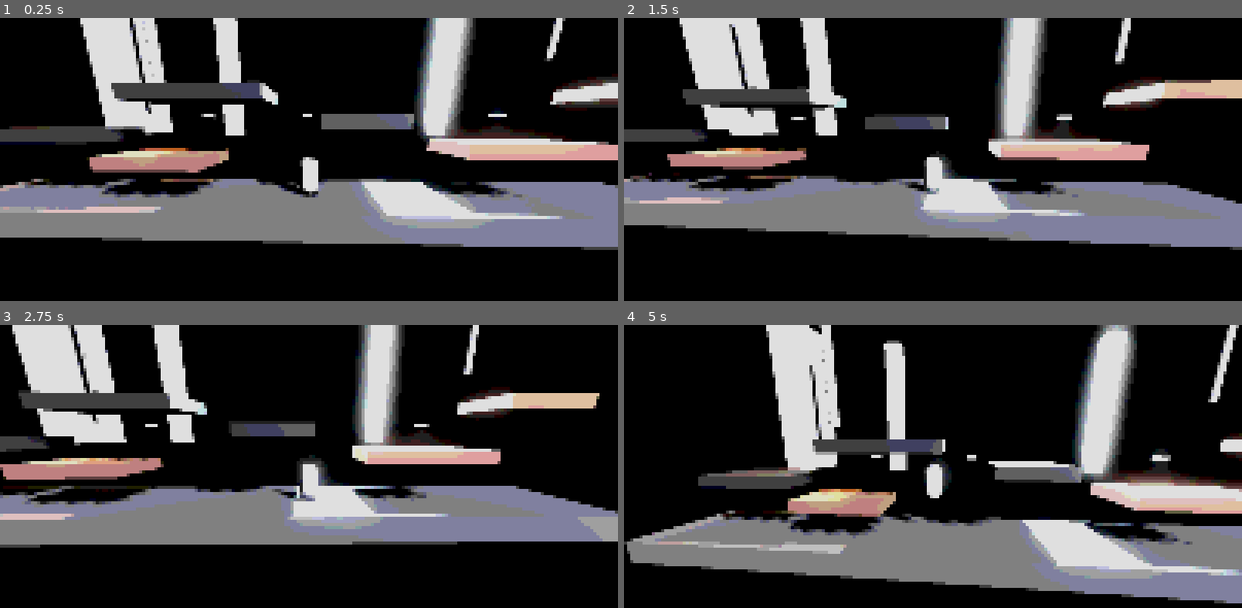
Above: before the commit, frames 1-4 (two rows, left to right).
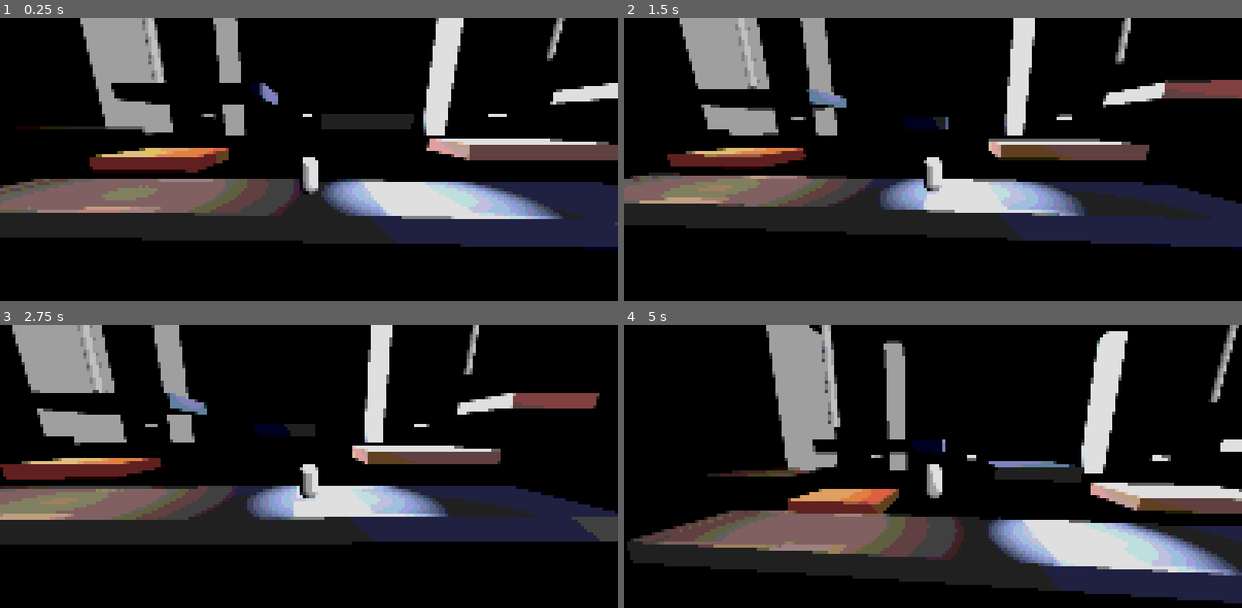
Above: after the commit, the same moments.

Repository: Weasert911/X
Game: Godot game, scene res://scenes/little_nightmares_prototype.tscn
Two runs of this game, one before a commit and one after it. Both use one fixed random seed, a clock stepped at 60 frames per second and the inputs below.
Inputs:
- Up to frame 1 (0.25 s): no input
- Up to frame 2 (1.5 s): tap Enter (ui_accept) at 0.5, 0.77 s; hold Right (ui_right) 0.53-1.28 s; hold Left (ui_left) from 1.28 s (still down)
- Up to frame 3 (2.75 s): tap Enter (ui_accept) at 1.52 s; release Left (ui_left) at 2.03 s; hold Right (ui_right) from 2.03 s (still down)
- Up to frame 4 (5 s): tap Enter (ui_accept) at 3.02, 3.77, 4.52 s; release Right (ui_right) at 3.53 s; hold Left (ui_left) from 3.53 s (still down)

The runs differ from the first frame. In frame 1, 36% of the frame differs, in the area x 0-100%, y 0-82%; in frame 2, 34%; in frame 3, 34%; in frame 4, 37%, in the area x 0-100%, y 0-99%.

Commit message:
Fuck Laptop

Diff:
--- a/project.godot
+++ b/project.godot
@@ -19,7 +19,7 @@
 
 window/size/viewport_width=1280
 window/size/viewport_height=720
-window/size/mode=2
+window/size/mode=3
 
 [physics]
 
--- a/scenes/little_nightmares_prototype.tscn
+++ b/scenes/little_nightmares_prototype.tscn
@@ -24,7 +24,6 @@
 ssil_radius = 0.5
 sdfgi_use_occlusion = true
 sdfgi_min_cell_size = 0.09375
-glow_enabled = true
 glow_intensity = 0.5
 glow_blend_mode = 2
 fog_light_color = Color(0.05, 0.05, 0.08, 1)
@@ -73,9 +72,8 @@
 
 [node name="DirectionalLight3D" type="DirectionalLight3D" parent="Lighting" unique_id=333338937]
 transform = Transform3D(0.7071068, -0.35355338, 0.61237246, 0, 0.8660254, 0.5, -0.7071068, -0.35355338, 0.61237246, 0, 10, 0)
-light_energy = 16.0
+light_energy = 2.59
 light_bake_mode = 1
-shadow_enabled = true
 shadow_bias = 0.05
 shadow_blur = 1.273
 directional_shadow_mode = 1
@@ -86,12 +84,16 @@
 [node name="AmbientLight" type="OmniLight3D" parent="Lighting" unique_id=1636288736]
 transform = Transform3D(1, 0, 0, 0, 1, 0, 0, 0, 1, 4.785557, 6.6285934, 0)
 light_color = Color(0.3, 0.35, 0.4, 1)
-light_energy = 15.729
-light_indirect_energy = 11.406
-light_volumetric_fog_energy = 0.95
+light_energy = 16.0
+light_indirect_energy = 8.396
+light_volumetric_fog_energy = 1.108
 light_size = 0.584
+light_specular = 0.0
+light_bake_mode = 1
 shadow_enabled = true
-shadow_bias = 0.05
+distance_fade_enabled = true
+distance_fade_begin = 10.0
+distance_fade_shadow = 7.0
 omni_range = 7.923462
 omni_attenuation = -2.961
 
@@ -101,8 +103,10 @@
 light_energy = 16.0
 light_indirect_energy = 5.594
 light_volumetric_fog_energy = 0.0
+light_bake_mode = 1
 shadow_enabled = true
 shadow_bias = 0.05
+shadow_opacity = 0.55
 spot_range = 15.0
 spot_attenuation = -0.69
 
